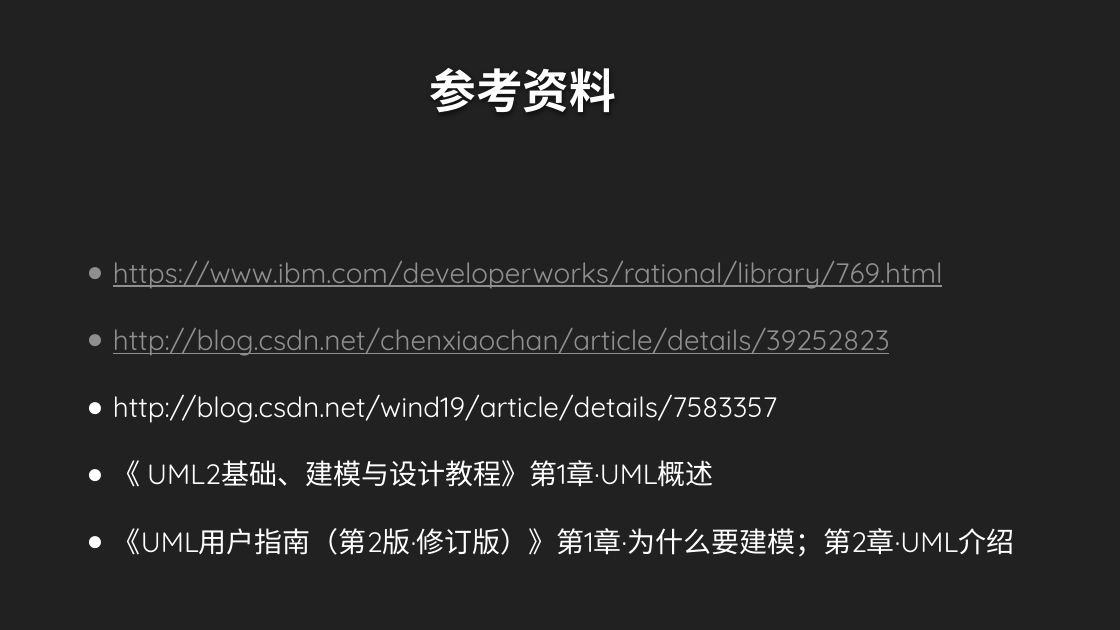
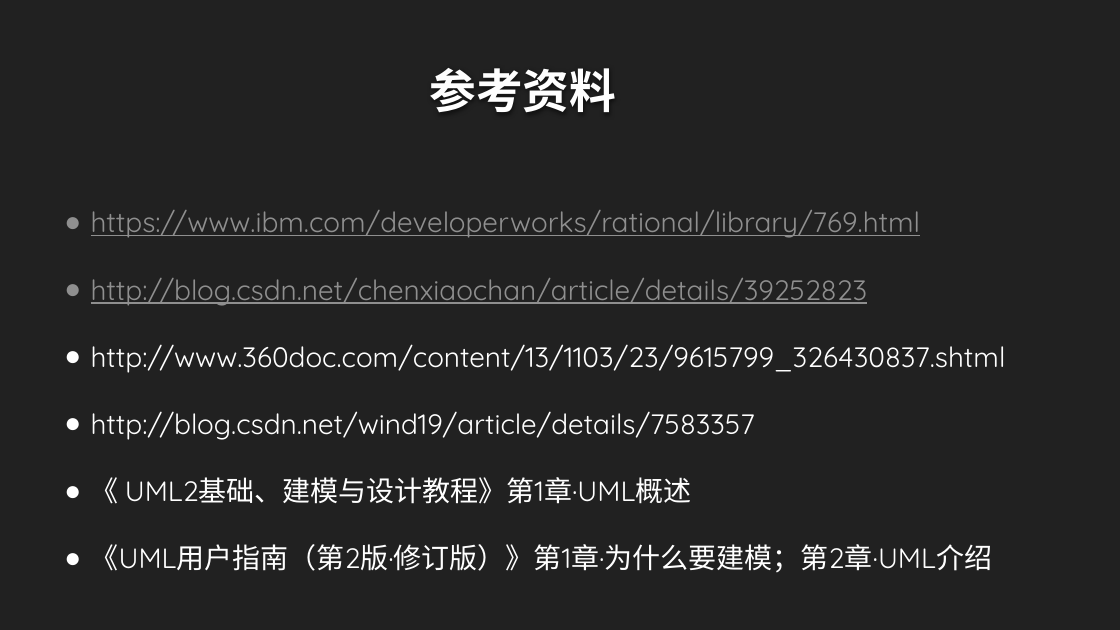
Before and after one commit to twn422/PRD2017, a slide deck: slide 23 of PRD-2017-G24/STW/非受控文件/翻转课堂作业/UML概述/UML概述.pptx (slide 21 before the commit). Drawn at 1120x630 pixels with LibreOffice and Linux fonts; fonts in the diff are those of the drawing; background and template pictures are left out. Boxes give left, top, right and bottom in pixels: in the first picture for what was removed or moved away, otherwise in the second. Text is boxed around its words. In the diff, an @@ line names an element or a change of style, - is before the commit and + after.

```diff
--- a/PRD-2017-G24/STW/非受控文件/翻转课堂作业/UML概述/UML概述.pptx
+++ b/PRD-2017-G24/STW/非受控文件/翻转课堂作业/UML概述/UML概述.pptx
@@ text "https://www.ibm.com/developerworks/rational/library/769.html": place and size @@
-text "https://www.ibm.com/developerworks/rational/library/769.html" at bbox=[113, 261, 1014, 556]
+text "https://www.ibm.com/developerworks/rational/library/769.html" at bbox=[91, 210, 1006, 572]
@@ text at bbox=[91, 344, 1006, 373]: paragraph added @@
+● http://www.360doc.com/content/13/1103/23/9615799_326430837.shtml
```
Also in this commit, not shown: 9 other slides changed, 2 slides added, 4 other files.
